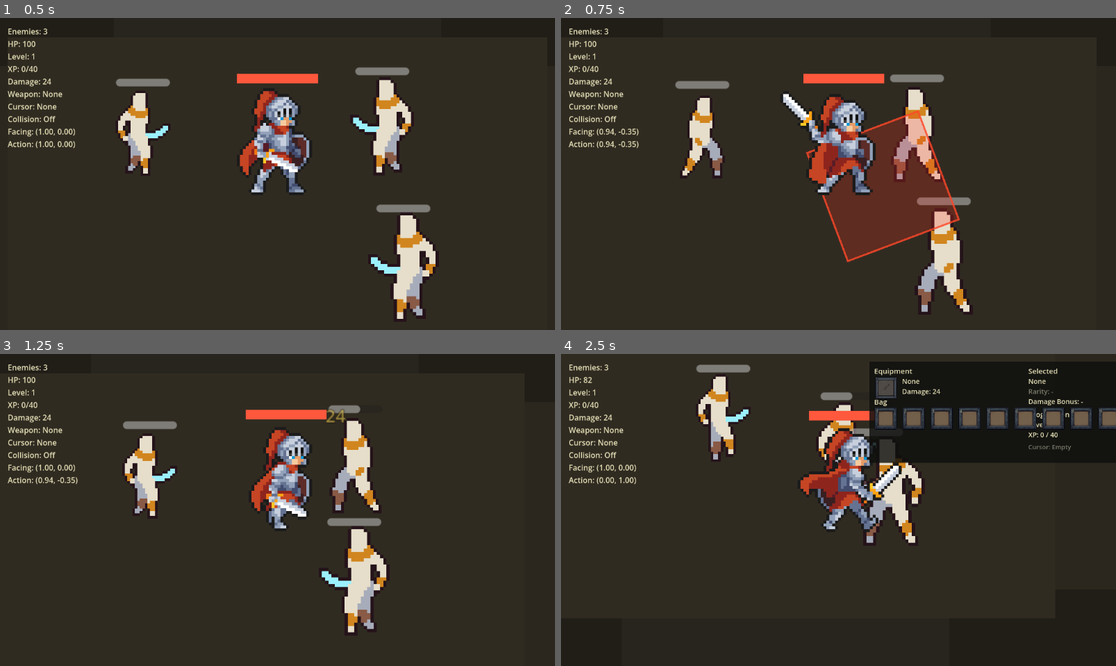
Above: before the commit, frames 1-4 (two rows, left to right).
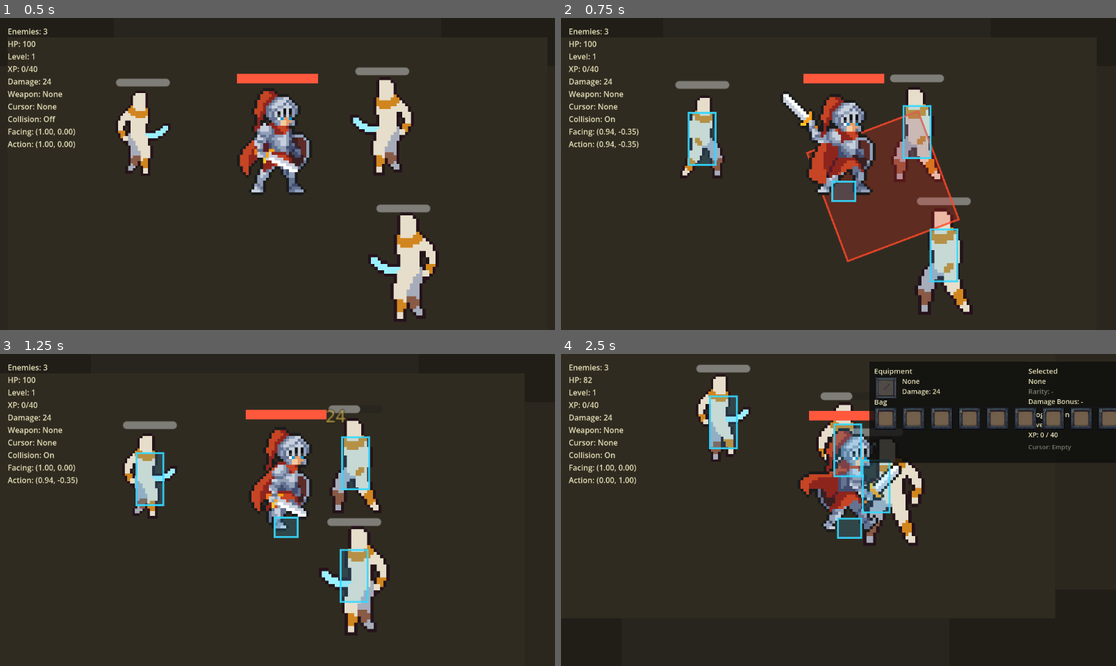
Above: after the commit, the same moments.

Repository: wq1456728/prototype-alpha
Game: Godot game, scene res://scenes/maps/combat_sandbox.tscn
Same seed, same stepped clock (60 frames per second), same inputs: the game is played once before the commit and once after it. Sound files missing from this copy of the repository are replaced by a short silence.
Inputs (mouse positions are in pixels of both pictures, inside the frame that each line leads up to):
- Up to frame 1 (0.5 s): no input
- Up to frame 2 (0.75 s): tap Enter at 0.5 s; move the mouse to (960, 158) at 0.52 s; hold Right (ui_right) from 0.53 s (still down); tap P at 0.6 s; click (960, 158) at 0.67 s
- Up to frame 3 (1.25 s): keep holding Right (ui_right)
- Up to frame 4 (2.5 s): move the mouse to (727, 525) at 1.27 s; release Right (ui_right) at 1.28 s; hold Down (ui_down) 1.28-2.03 s; tap P at 1.35, 2.3 s; move the mouse to (894, 441) at 2.02 s; hold Right (ui_right) from 2.03 s (still down); tap B at 2.1 s

Frame 1 is identical in both runs. In frame 2, 2.9% of the frame differs, in the area x 8-72%, y 27-85%; in frame 3, 2.8%; in frame 4, 2.6%.

Commit message:
Change collision debug toggle to P

Diff:
--- a/scripts/maps/combat_sandbox.gd
+++ b/scripts/maps/combat_sandbox.gd
@@ -82,7 +82,7 @@
 func _unhandled_input(event: InputEvent) -> void:
 	if event is InputEventKey:
 		var key_event := event as InputEventKey
-		if key_event.pressed and not key_event.echo and key_event.keycode == KEY_F9:
+		if key_event.pressed and not key_event.echo and key_event.keycode == KEY_P:
 			toggle_collision_debug_visibility()
 			get_viewport().set_input_as_handled()
 		elif key_event.pressed and not key_event.echo and key_event.keycode == KEY_B:
--- a/tools/smoke_combat_sandbox_structure.gd
+++ b/tools/smoke_combat_sandbox_structure.gd
@@ -51,17 +51,20 @@
 		print("CombatSandbox smoke: FAIL collision_debug_should_start_hidden")
 		quit(1)
 		return
-	if current_scene.has_method("toggle_collision_debug_visibility"):
-		current_scene.call("toggle_collision_debug_visibility")
+	if current_scene.has_method("_unhandled_input"):
+		var collision_toggle_event := InputEventKey.new()
+		collision_toggle_event.pressed = true
+		collision_toggle_event.keycode = KEY_P
+		current_scene.call("_unhandled_input", collision_toggle_event)
 		await process_frame
 		if not collision_debug_overlay.visible:
-			print("CombatSandbox smoke: FAIL collision_debug_toggle_show")
+			print("CombatSandbox smoke: FAIL collision_debug_p_toggle_show")
 			quit(1)
 			return
-		current_scene.call("toggle_collision_debug_visibility")
+		current_scene.call("_unhandled_input", collision_toggle_event)
 		await process_frame
 		if collision_debug_overlay.visible:
-			print("CombatSandbox smoke: FAIL collision_debug_toggle_hide")
+			print("CombatSandbox smoke: FAIL collision_debug_p_toggle_hide")
 			quit(1)
 			return
 
Not shown, added: scripts/debug/collision_debug_overlay.gd.uid
